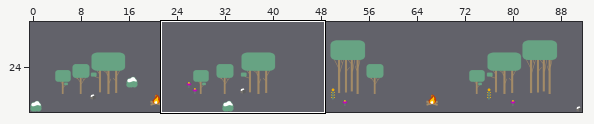
Tiled map, stored at resources/maps/map.tmx. Above, an overview of the earlier version with the close-up marked.
Close-up. Old version:
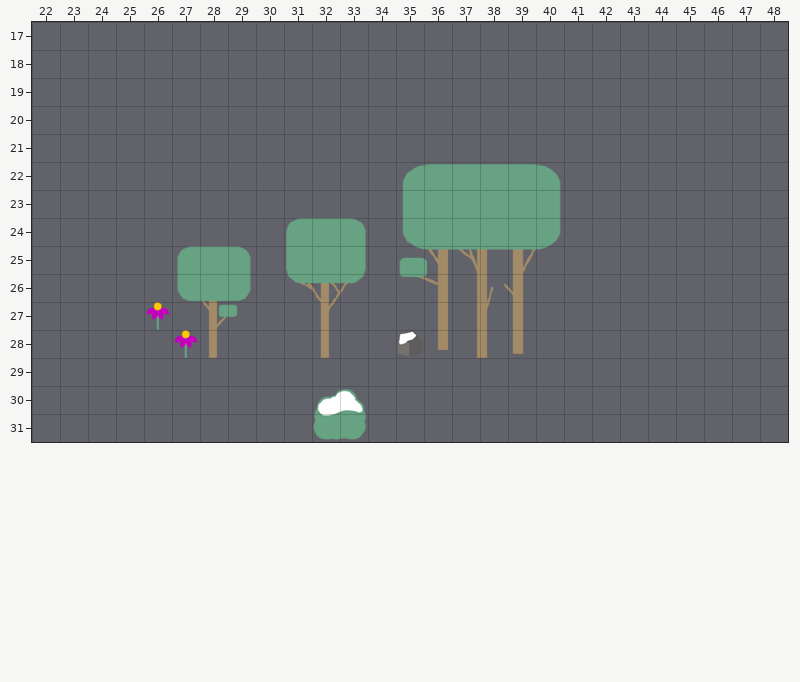
Cells are 32x32 px. Shown: x 22..48, y 17..31. The commit also changed other parts of the map, which this record leaves out.
Now the later version:
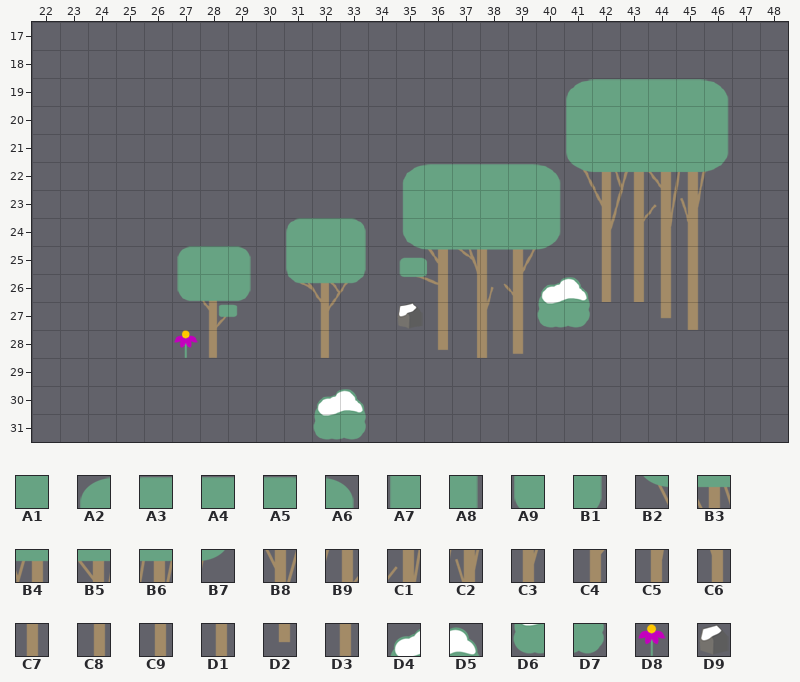
Key: from "arbol2": A1 4; from "arbol4": A2 0, A3 1, A4 2, A5 4, A6 5, A7 6, A8 11, A9 12, B1 17, B2 18, B3 19, B4 20, B5 21, B6 22, B7 23, B8 25, B9 26, C1 27, C2 28, C3 31, C4 32, C5 33, C6 34, C7 37, C8 38, C9 39, D1 40, D2 51, D3 52; from "bush": D4 0, D5 1, D6 2, D7 3; from "flower": D8 0; from "rock": D9 0.
__ is an empty cell.
Difference:
Layer "Tile Layer 1":
There is now tile A1 in rows 20 to 21 at x 42 to 45.
There is now tile A2 in row 19 at x 41.
There is now tile A3 in row 19 at x 42.
There is now tile A4 in row 19 at x 43 to 44.
There is now tile A5 in row 19 at x 45.
There is now tile A6 in row 19 at x 46.
There is now tile A7 in row 20 at x 41.
There is now tile A8 in row 20 at x 46.
There is now tile A9 in row 21 at x 41.
There is now tile B1 in row 21 at x 46.
There is now tile B2 in row 22 at x 41.
There is now tile B3 in row 22 at x 42.
There is now tile B4 in row 22 at x 43.
There is now tile B5 in row 22 at x 44.
There is now tile B6 in row 22 at x 45.
There is now tile B7 in row 22 at x 46.
There is now tile B8 in row 23 at x 42.
There is now tile B9 in row 23 at x 43.
There is now tile C1 in row 23 at x 44.
There is now tile C2 in row 23 at x 45.
There is now tile C3 in row 24 at x 42.
There is now tile C4 in row 24 at x 43.
There is now tile C5 in row 24 at x 44.
There is now tile C6 in row 24 at x 45.
There is now tile C7 in rows 25 to 26 at x 42.
There is now tile C8 in rows 25 to 26 at x 43.
There is now tile C9 in rows 25 to 26 at x 44.
There is now tile D1 in rows 25 to 26 at x 45.
There is now tile D2 in row 27 at x 44.
There is now tile D3 in row 27 at x 45.
There is now tile D4 in row 26 at x 40.
There is now tile D5 in row 26 at x 41.
There is now tile D6 in row 27 at x 40.
There is now tile D7 in row 27 at x 41.
There is now tile D9 in row 27 at x 35.
The author cleared tile D8 in row 27 at x 26.
The author cleared tile D9 in row 28 at x 35.
Where, in picture pixels (left, top, right, bottom), the same in both close-ups:
added: (537, 79, 729, 330)
removed: (146, 302, 170, 330)
changed: (398, 302, 422, 356)
